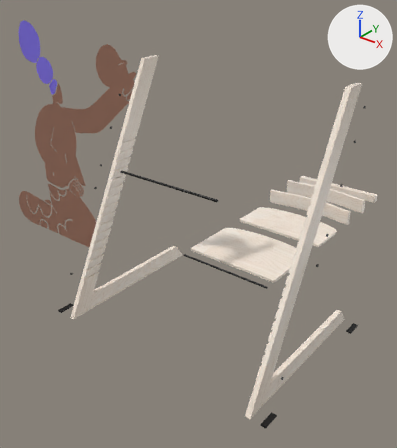
Renders of the glTF model stokke/stolAnim.glb from each side of a commit.
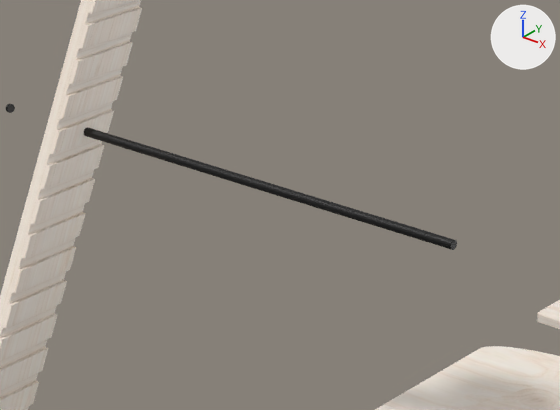
The first picture shows the older version from a 50 mm camera at (3.22, -2.9, 1.74) aimed at (0.09, 1.02, -0.69). The close-ups show both versions on the part from 25% to 62% of the width and 31% to 55% of the height of that picture. The lights are fixed; the arrows at upper right show +X, +Y and +Z. Both versions are drawn at frame 50 of the action 'Animation'; the numbers are the values there.

Script lines for the objects in view, before the commit:
```python
me_cube_001 = bpy.data.meshes.new('Cube.001')
me_cube_001.from_pydata(...)  # 136 vertices, 268 faces; spans x -0.02..0.02, y -0.58..0.58, z -1.0..1.0
me_cube_001.materials.append(mat_material_003)
me_cube_007 = bpy.data.meshes.new('Cube.007')
me_cube_007.from_pydata(...)  # 108 vertices, 212 faces; spans x -0.509..0.507, y -0.364..0.36, z -0.013..0.013
me_cube_007.materials.append(mat_material_003)
me_cylinder_015 = bpy.data.meshes.new('Cylinder.015')
me_cylinder_015.from_pydata(...)  # a 32-sided cylinder along x spanning x -0.5..0.5, y -0.01..0.01, z -0.01..0.01
me_cylinder_015.materials.append(mat_material_008)  # black #000000
ob_cube = bpy.data.objects.new('Cube', me_cube_001)
ob_cube.location = (0.0, 0.0, 0.0)
ob_cube_006 = bpy.data.objects.new('Cube.006', me_cube_007)
ob_cube_006.parent = ob_cube
ob_cube_006.location = (0.521, 1.341, -0.993)
ob_cylinder_015 = bpy.data.objects.new('Cylinder.015', me_cylinder_015)
ob_cylinder_015.parent = ob_cube
ob_cylinder_015.location = (0.519, 0.0751, 0.129)
ob_cylinder_015.rotation_euler = (0.0, 0.0, 0.00463)  # degrees (0, 0, 0.3)
```
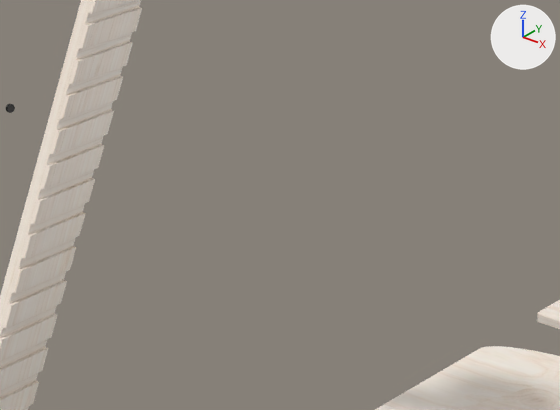
Diff of the bpy script that builds the scene:
```diff
--- a/stokke/stolAnim.glb.py
+++ b/stokke/stolAnim.glb.py
@@ ob_cylinder_015 @@
 ob_cylinder_015.parent = ob_cube
-ob_cylinder_015.location = (0.519, 0.0751, 0.129)
+ob_cylinder_015.location = (0.516, 0.785, -1.008)
 ob_cylinder_015.rotation_euler = (0.0, 0.0, 0.00463)  # degrees (0, 0, 0.3)
```

Changed parts and their boxes (x1, y1, x2, y2) in the close-ups (560 x 410 px):
'Cylinder.015', moved (not visible afterwards)
    before: (84, 127, 457, 250)
